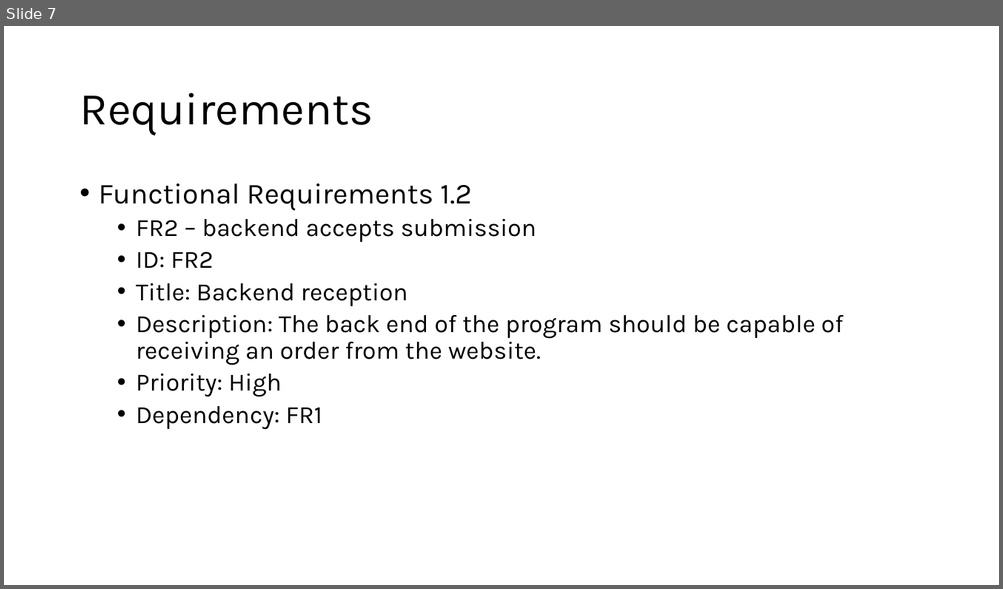
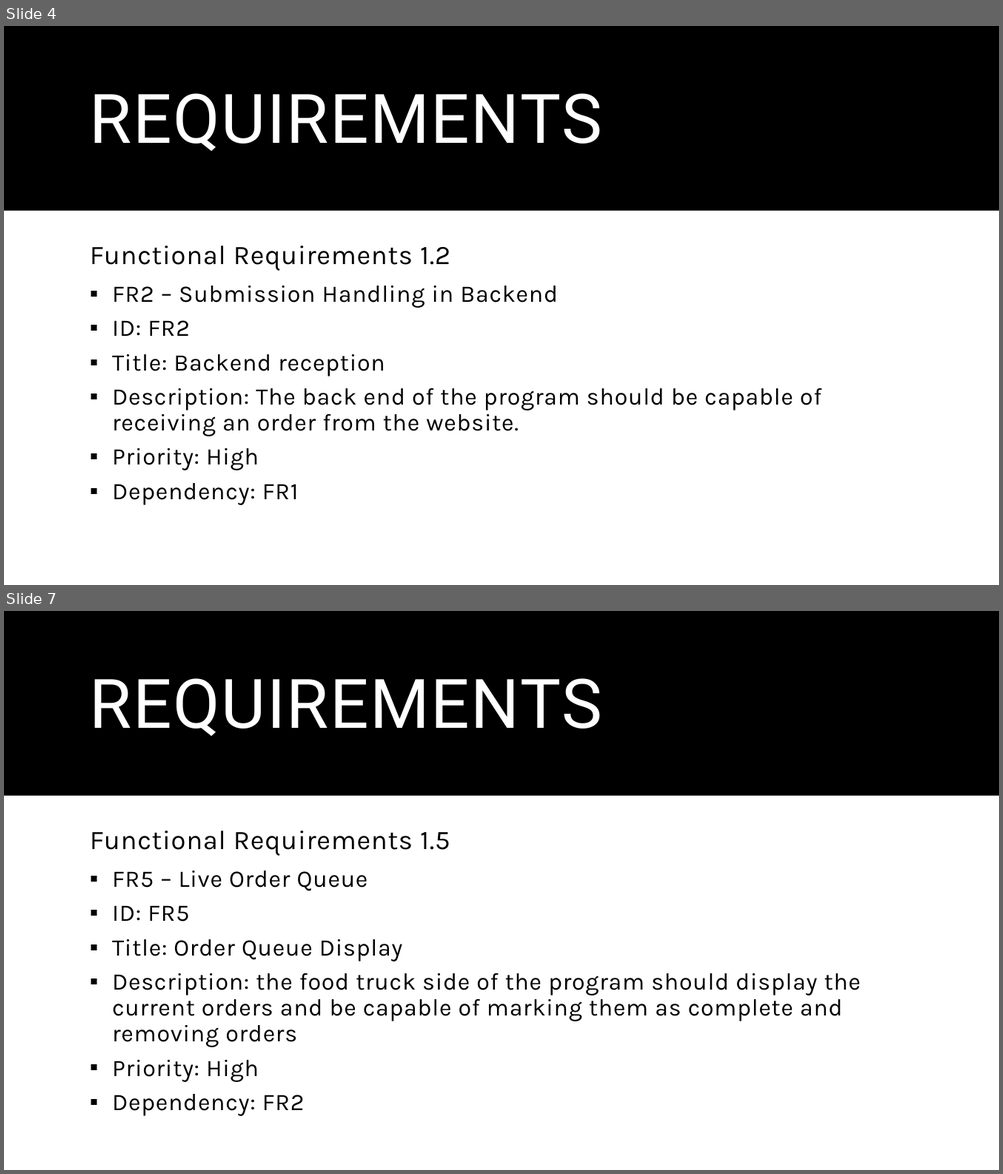
Before and after one commit to SeanStaley21/CSE-350-Team23, a slide deck: homeworks/Homework 1/Homework 1.pptx. Shown one above the other, each under a label of ours: slide 7 before the commit, slides 4 and 7 after it; the slides between them are not shown. The pictures are 1003x589 and 1003x1174 pixels, drawn with LibreOffice and Linux fonts; fonts in the diff are those of the drawing. Boxes give left, top, right and bottom in pixels: in the first picture for what was removed or moved away, otherwise in the second. Text is boxed around its words. In the diff, an @@ line names an element or a change of style, - is before the commit and + after.

```diff
--- a/homeworks/Homework 1/Homework 1.pptx
+++ b/homeworks/Homework 1/Homework 1.pptx
@@ slide 7 added at bbox=[4, 611, 999, 1170], background #FFFFFF; not listed: 1 template element that a slide beside it also shows @@
@@ title added at bbox=[90, 678, 602, 736], 66 pt, text #FFFFFF @@
+REQUIREMENTS
@@ text added at bbox=[90, 831, 860, 1116], 23 pt, text #000000 @@
+Functional Requirements 1.5
+  ▪ FR5 – Live Order Queue
+  ▪ ID: FR5
+  ▪ Title: Order Queue Display
+  ▪ Description: the food truck side of the program should display the current orders and be capable of marking them as complete and removing orders
+  ▪ Priority: High
+  ▪ Dependency: FR2
@@ what was slide 7 is now slide 4 @@
@@ slide 4 changed as well @@
@@ rectangle added at bbox=[4, 26, 999, 211], fill #000000 @@
@@ title at bbox=[90, 93, 602, 151]: text changed; size 44 to 66 pt; font Karla to Roboto; text colour #000000 to #FFFFFF @@
-Requirements
+REQUIREMENTS
@@ text "Functional Requirements 1.2": place and size @@
-text "Functional Requirements 1.2" at bbox=[99, 184, 843, 430]
+text "Functional Requirements 1.2" at bbox=[90, 246, 821, 506]
@@ text at bbox=[90, 246, 821, 506]: size 28 to 26 pt in "Functional Requirements 1.2"; letter spacing 0 to 0.5 pt in "Functional Requirements 1.2", "ID: FR2", "Title: Backend reception", "Description: The back end of the program ..." and 2 more places; size 24 to 23 pt in "ID: FR2", "Title: Backend reception", "Description: The back end of the program ...", "Priority: High" and 1 more places; bullet • to none; line spacing 0.9 to 0.91; more space between paragraphs; bullet • to ▪ @@
@@ text at bbox=[112, 286, 558, 308]: text changed; size 24 to 23 pt @@
-  • FR2 – backend accepts submission
+  ▪ FR2 – Submission Handling in Backend
```
Also in this commit, not shown: 5 other slides changed, 4 other slides added, 5 slides removed, 1 other file.
